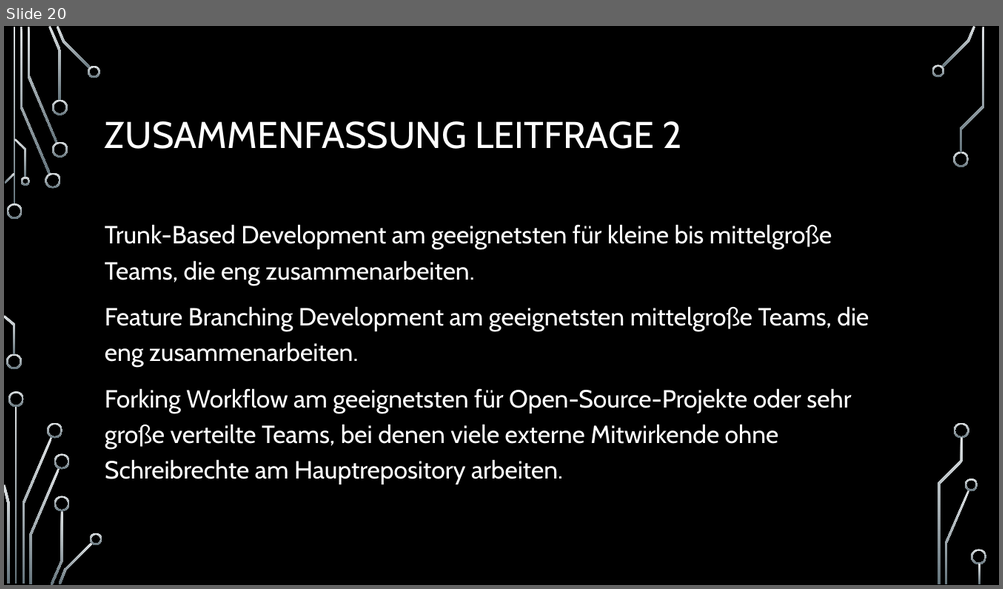
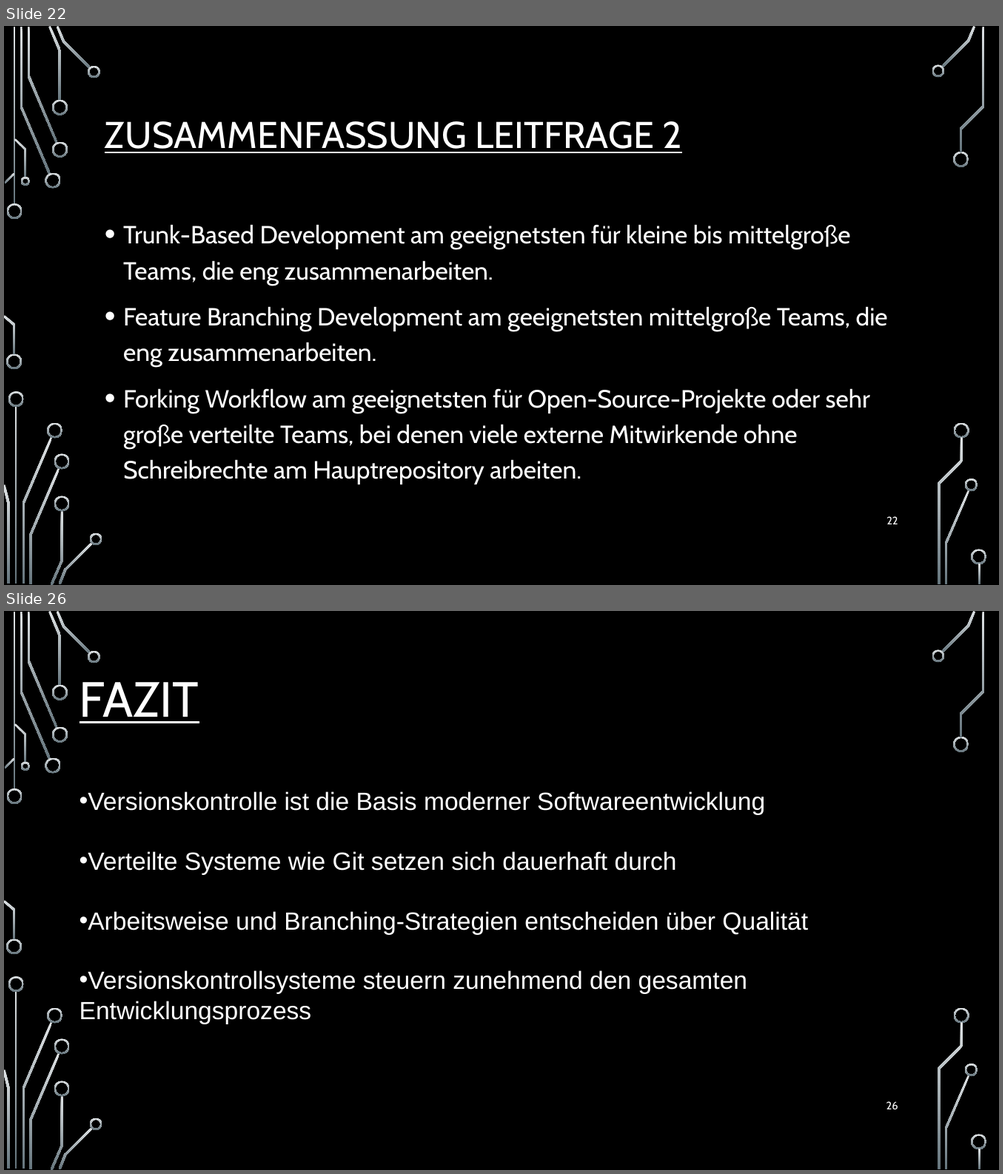
Before and after one commit to Igelkaempfer/Versionsverwaltungssystem-Poster, a slide deck: Versionskontrollsysteme im Softwareengineering (1).pptx. Shown one above the other, each under a label of ours: slide 20 before the commit, slides 22 and 26 after it; the slides between them are not shown. The pictures are 1003x589 and 1003x1174 pixels, drawn with LibreOffice and Linux fonts; fonts in the diff are those of the drawing; background and template pictures are left out. Boxes give left, top, right and bottom in pixels: in the first picture for what was removed or moved away, otherwise in the second. Text is boxed around its words. In the diff, an @@ line names an element or a change of style, - is before the commit and + after.

```diff
--- a/Versionskontrollsysteme im Softwareengineering (1).pptx
+++ b/Versionskontrollsysteme im Softwareengineering (1).pptx
@@ slide 26 added at [4,611,999,1170], background picture (left out); not listed: 36 template elements that a slide beside it also shows @@
@@ title added at [79,682,199,723], 47.7 pt, text #FFFFFF, underline @@
+FAZIT
@@ text added at [79,792,808,1025], 24 pt, text #FFFFFF @@
+• Versionskontrolle ist die Basis moderner Softwareentwicklung
+• Verteilte Systeme wie Git setzen sich dauerhaft durch
+• Arbeitsweise und Branching-Strategien entscheiden über Qualität
+• Versionskontrollsysteme steuern zunehmend den gesamten Entwicklungsprozess
@@ page number added at [886,1102,898,1110], 10.5 pt, text #FFFFFF @@
+26
@@ what was slide 20 is now slide 22 @@
@@ slide 22 changed as well @@
@@ title "ZUSAMMENFASSUNG LEITFRAGE 2" at [105,121,682,153]: underline on @@
@@ text "Trunk-Based Development am geeignetsten für ..." at [123,224,888,485]: bullet none to • @@
@@ page number added at [886,517,897,525], 10.5 pt, text #FFFFFF @@
+22
```
Also in this commit, not shown: 17 other slides changed, 8 other slides added, 2 slides removed.
